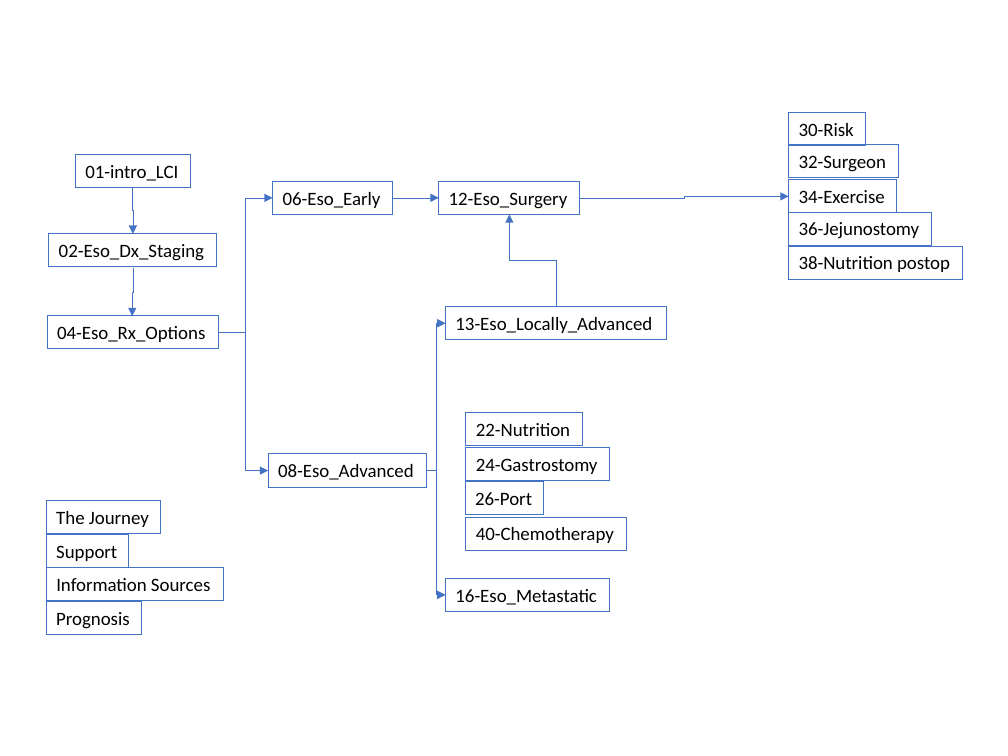
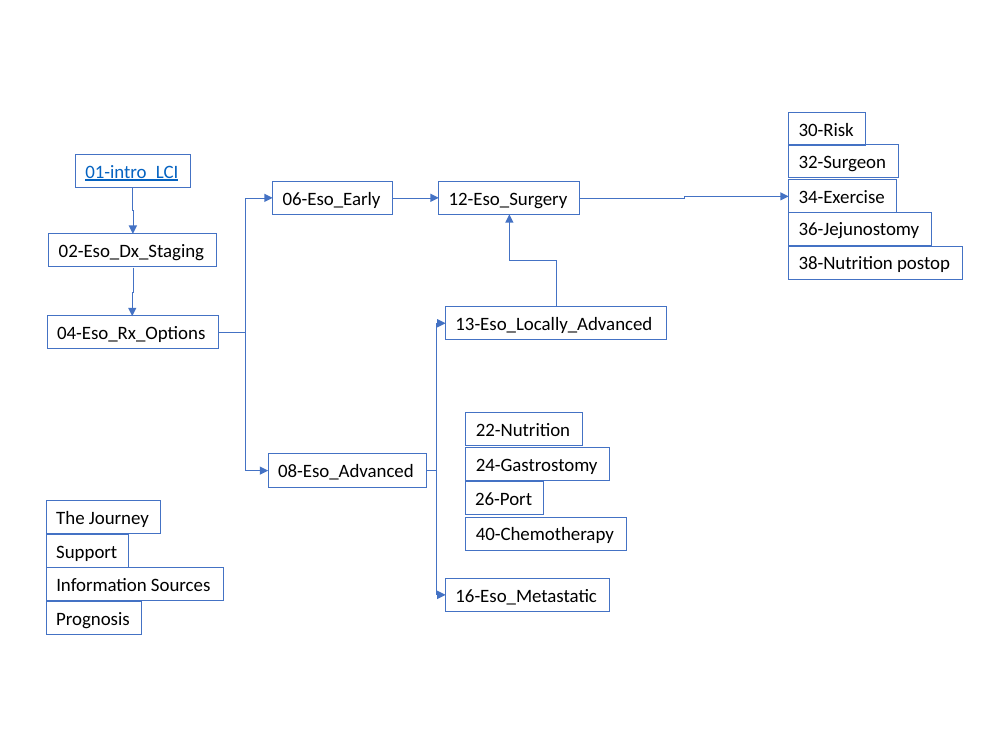
Before and after one commit to jcsalo/gi_cancer, a slide deck: slide 1 of plan_overview.pptx. Drawn at 1008x756 pixels with LibreOffice and Linux fonts; fonts in the diff are those of the drawing. Boxes give left, top, right and bottom in pixels: in the first picture for what was removed or moved away, otherwise in the second. Text is boxed around its words. In the diff, an @@ line names an element or a change of style, - is before the commit and + after.

Commit message:
Thursday 943

```diff
--- a/plan_overview.pptx
+++ b/plan_overview.pptx
@@ rectangle "01-intro_LCI" at bbox=[76, 154, 191, 187]: text colour #000000 to #0563C1, underline on @@
```
